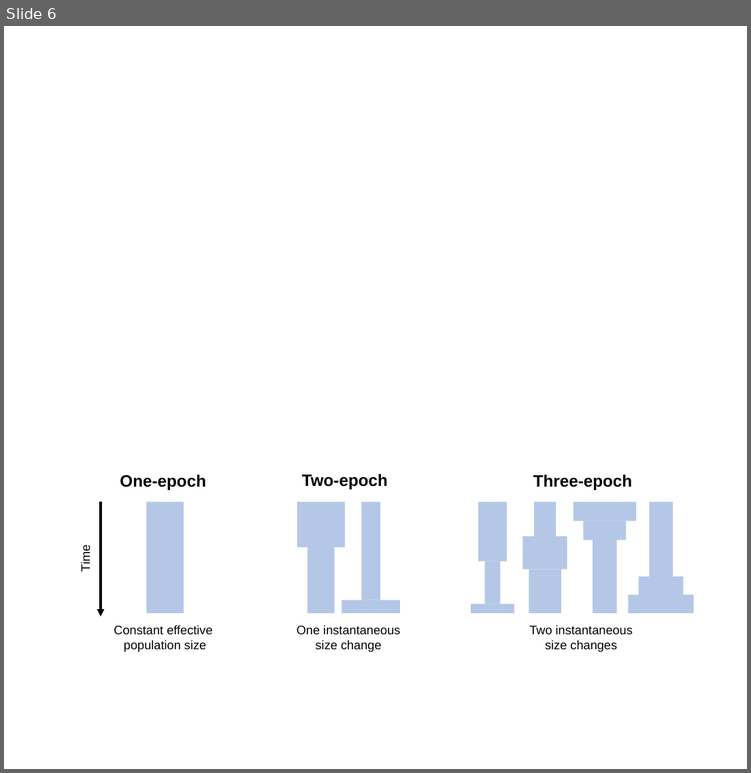
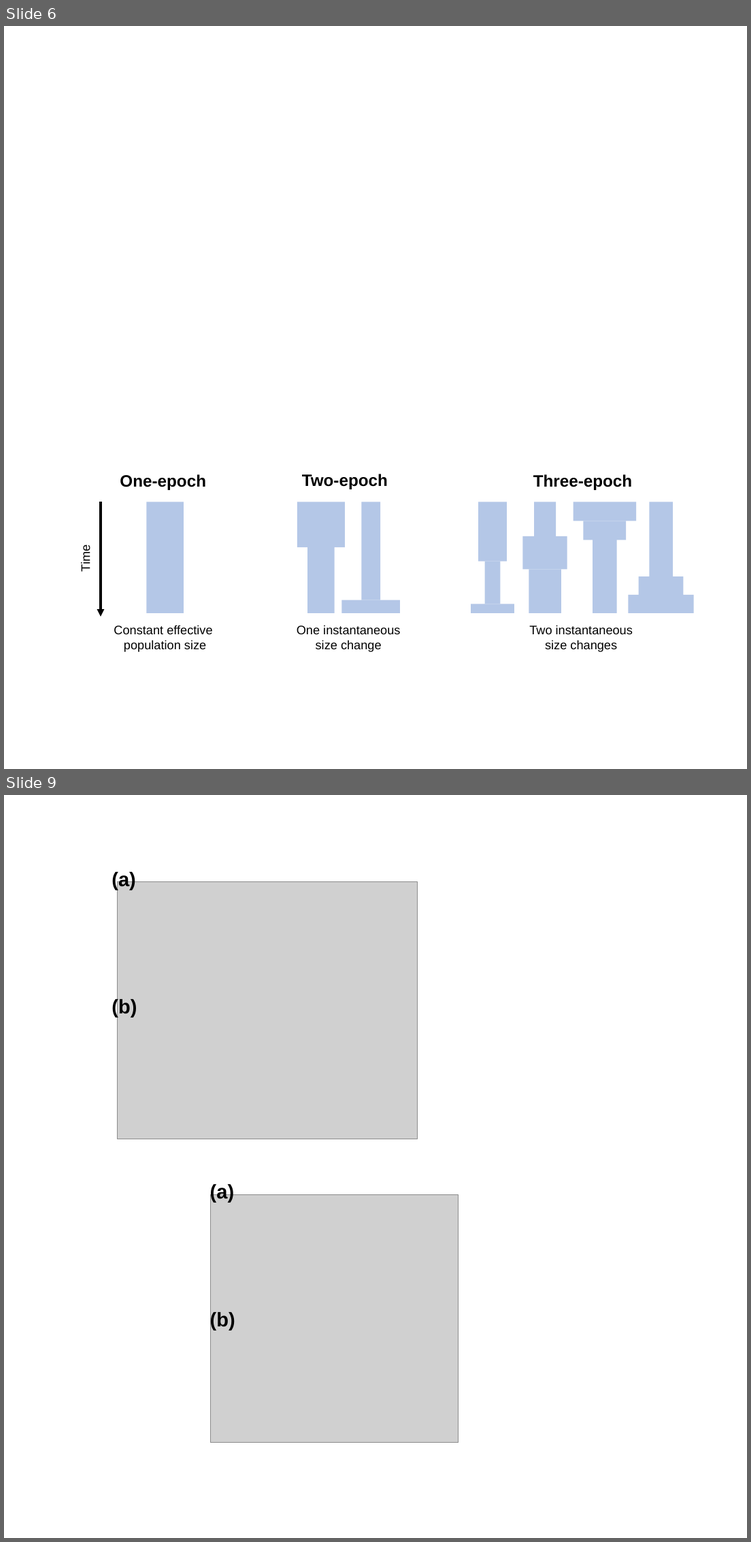
Before and after one commit to jon-mah/sample_size_demography, a slide deck: Summary/figures.pptx. Shown one above the other, each under a label of ours: slide 6 before the commit, slides 6 and 9 after it; the slides between them are not shown. The pictures are 751x773 and 751x1542 pixels, drawn with LibreOffice and Linux fonts; fonts in the diff are those of the drawing; grey boxes stand for pictures. Boxes give left, top, right and bottom in pixels: in the first picture for what was removed or moved away, otherwise in the second. Text is boxed around its words. In the diff, an @@ line names an element or a change of style, - is before the commit and + after.

```diff
--- a/Summary/figures.pptx
+++ b/Summary/figures.pptx
@@ slide 9 added at box(4, 795, 747, 1538), background #FFFFFF @@
@@ text added at box(111, 870, 136, 890), 48 pt, text #000000, bold @@
+(a)
@@ picture added at box(117, 882, 417, 1138) @@
@@ text added at box(111, 998, 137, 1017), 48 pt, text #000000, bold @@
+(b)
@@ picture added at box(210, 1194, 458, 1442) @@
@@ text added at box(210, 1183, 235, 1202), 48 pt, text #000000, bold @@
+(a)
@@ text added at box(210, 1310, 235, 1329), 48 pt, text #000000, bold @@
+(b)
```
Also in this commit, not shown: 1 slide changed, 1 other slide added, 19 other files.
